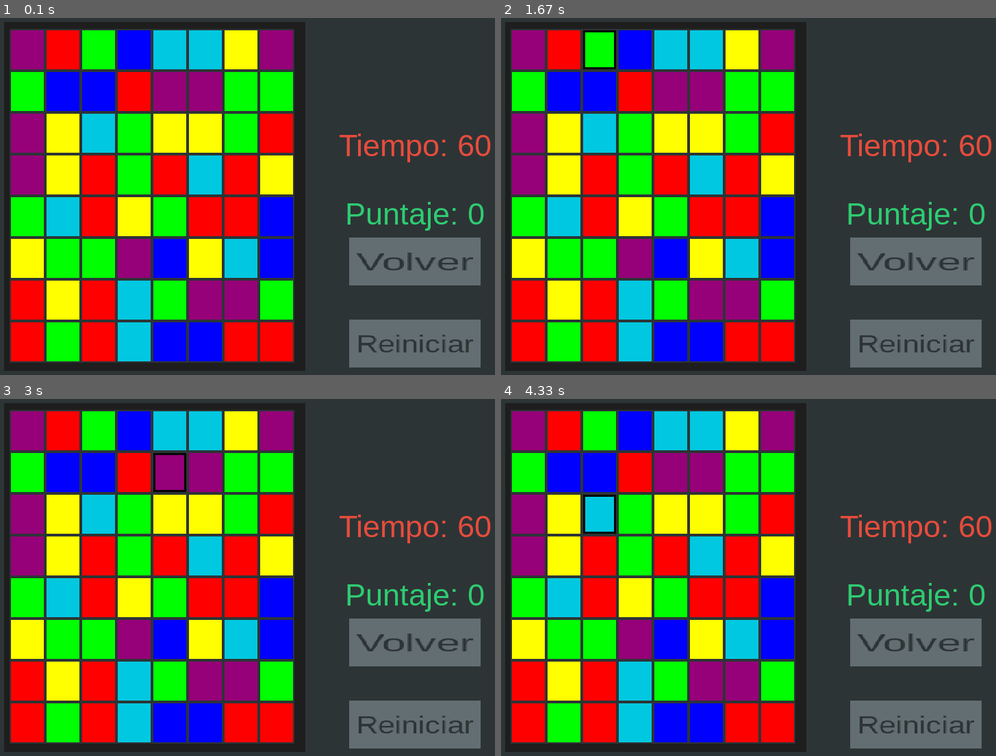
Above: before the commit, frames 1-4 (two rows, left to right).
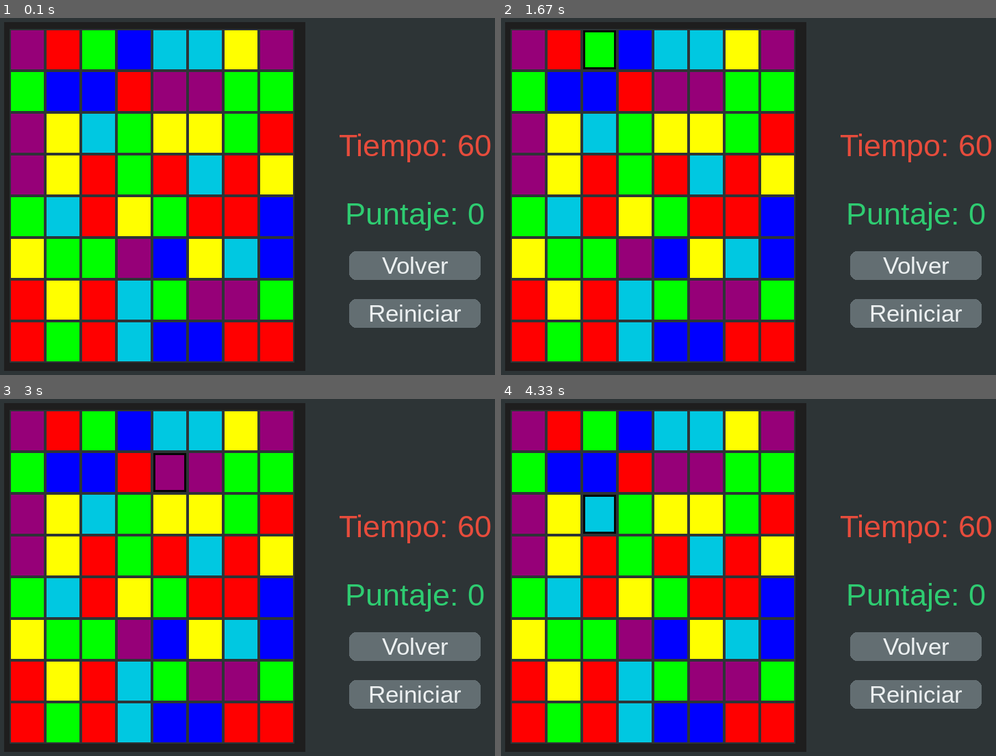
Above: after the commit, the same moments.

Repository: azulejo1237/Match3-Pygame-311
Game: pygame game, started from main.py
Same seed, same stepped clock (60 frames per second), same inputs: the game is played once before the commit and once after it.
Inputs (mouse positions are in pixels of both pictures, inside the frame that each line leads up to):
- Up to frame 1 (0.1 s): no input
- Up to frame 2 (1.67 s): click (753, 196) at 0.38 s; click "Reiniciar" at 0.72 s; click (580, 135) at 1.05 s; click (609, 42) at 1.38 s
- Up to frame 3 (3 s): click (262, 438) at 1.72 s; click (227, 684) at 2.05 s; click (232, 506) at 2.38 s; click (173, 491) at 2.72 s
- Up to frame 4 (4.33 s): click (545, 488) at 3.05 s; click (575, 616) at 3.38 s; click (580, 523) at 3.72 s; click (590, 498) at 4.05 s

The runs differ from the first frame. In frame 1, 6.2% of the frame differs, in the area x 70-98%, y 61-98%; in frame 2, 6.2%; in frame 3, 6.2%; in frame 4, 6.2%.

Commit message:
Funcion para crear botones y implementada en el main

Diff:
--- a/constantes.py
+++ b/constantes.py
@@ -49,20 +49,3 @@
 # POSICIONES DEL PANEL LAT
 y_temporizador = 200
 y_puntaje = 300
-
-# Botones
-ancho_boton = ancho_panel * 0.8
-alto_boton = 70
-x_boton = x_panel + (ancho_panel - ancho_boton) / 2
-
-# BOTON REINICIAR
-y_boton_reiniciar = ALTO * 0.8
-rect_boton_reiniciar = pygame.Rect(x_boton, y_boton_reiniciar, ancho_boton, alto_boton)
-texto_reiniciar = fuente_pequena.render("Reiniciar", True, COLOR_FONDO)
-texto_reiniciar = pygame.transform.scale(texto_reiniciar, (int(ancho_boton * 0.9), int(alto_boton * 0.6)))
-
-# BOTON VOLVER
-y_boton_volver = ALTO * 0.6
-rect_boton_volver = pygame.Rect(x_boton, y_boton_volver, ancho_boton, alto_boton)
-texto_volver = fuente_pequena.render("Volver", True, COLOR_FONDO)
-texto_volver = pygame.transform.scale(texto_volver, (int(ancho_boton * 0.9), int(alto_boton * 0.6)))
--- a/funciones.py
+++ b/funciones.py
@@ -1,9 +1,31 @@
 import pygame
 
 from random import randint
-
 from constantes import *
 
+# CREA LOS BOTONES
+def crear_boton(texto, centro, fuente, ancho=200, alto=60, color= COLOR_BOTON, color_texto= COLOR_TEXTO):
+    boton = pygame.Rect(0, 0, ancho, alto)
+    boton.center = centro
+
+    texto_render = fuente.render(texto, True, color_texto)
+    texto_rect = texto_render.get_rect(center=boton.center)
+
+    return {
+        "rect": boton,
+        "texto": texto_render,
+        "texto_rect": texto_rect,
+        "color": color
+    }
+
+# DIBUJA EL BOTON
+def dibujar_boton(ventana, boton):
+    pygame.draw.rect(ventana, boton["color"], boton["rect"], border_radius=10)
+    ventana.blit(boton["texto"], boton["texto_rect"])
+
+# DETECTA SI EL BOTON FUE CLICKEADO
+def boton_clickeado(evento, boton):
+    return evento.type == pygame.MOUSEBUTTONDOWN and boton["rect"].collidepoint(evento.pos)
 
 # INICIALIZAR MATRIZ
 def inicializar_matriz(cant_filas: int, cant_columnas: int, valor_inicial: any = None) -> list[list]:
--- a/funciones_pantalla.py
+++ b/funciones_pantalla.py
@@ -7,6 +7,44 @@
 cargar_matriz_aleatoria(matriz, lista_color)
 generar_matriz_validada(matriz)
 crear_botones_matriz(matriz, rect_contenedor)
+
+# BOTONES
+y_boton_volver = 380
+y_boton_reiniciar = 450
+ancho_boton = int(ancho_panel * 0.8)
+alto_boton = int(pantalla.get_height() * 0.07)
+
+x_boton = x_panel + (ancho_panel - ancho_boton) // 2
+
+# BOTON REINICIAR
+centro_reiniciar = (
+    x_boton + ancho_boton // 2,
+    y_boton_reiniciar + alto_boton // 2
+)
+boton_reiniciar = crear_boton(
+    "Reiniciar",
+    centro_reiniciar,
+    fuente_pequena,
+    ancho = ancho_boton,
+    alto = alto_boton,
+    color = COLOR_BOTON,
+    color_texto = COLOR_TEXTO
+)
+
+# BOTON VOLVER
+centro_volver = (
+    x_boton + ancho_boton // 2,
+    y_boton_volver + alto_boton // 2
+)
+boton_volver = crear_boton(
+    "Volver",
+    centro_volver,
+    fuente_pequena,
+    ancho = ancho_boton,
+    alto = alto_boton,
+    color = COLOR_BOTON,
+    color_texto = COLOR_TEXTO
+)
 
 def menu_interacciones():
     corriendo = True
@@ -20,9 +58,9 @@
 
             if pantalla_actual == "juego" and evento.type == pygame.MOUSEBUTTONDOWN:
                 # BOTONES
-                if rect_boton_reiniciar.collidepoint(evento.pos):
+                if boton_clickeado(evento, boton_reiniciar):
                     print("Boton Reiniciar presionado")
-                if rect_boton_volver.collidepoint(evento.pos):
+                if boton_clickeado(evento, boton_volver):
                     print("Boton Volver presionado")
                     corriendo = False
 
@@ -55,14 +93,10 @@
     pantalla.blit(texto_puntaje, rect_texto_puntaje)
 
     # BOTONES
-    pygame.draw.rect(pantalla, COLOR_BOTON, rect_boton_reiniciar)
-    rect_texto_reiniciar = texto_reiniciar.get_rect()
-    rect_texto_reiniciar.center = rect_boton_reiniciar.center
-    pantalla.blit(texto_reiniciar, rect_texto_reiniciar)
+    # BOTON REINICIAR
+    dibujar_boton(pantalla, boton_reiniciar)
 
-    pygame.draw.rect(pantalla, COLOR_BOTON, rect_boton_volver)
-    rect_texto_volver = texto_volver.get_rect()
-    rect_texto_volver.center = rect_boton_volver.center
-    pantalla.blit(texto_volver, rect_texto_volver)
+    # BOTON VOLVER
+    dibujar_boton(pantalla, boton_volver)
 
     pygame.display.flip()
